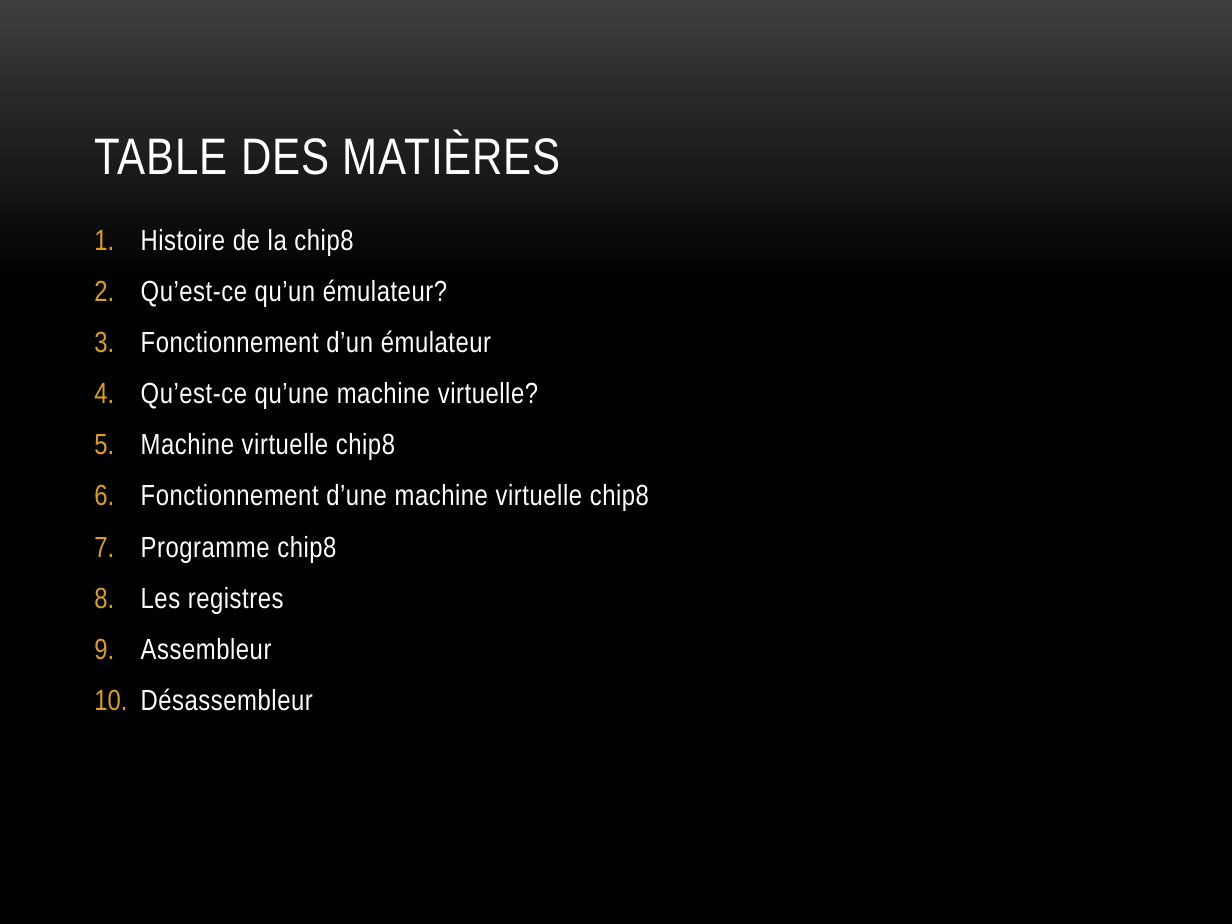
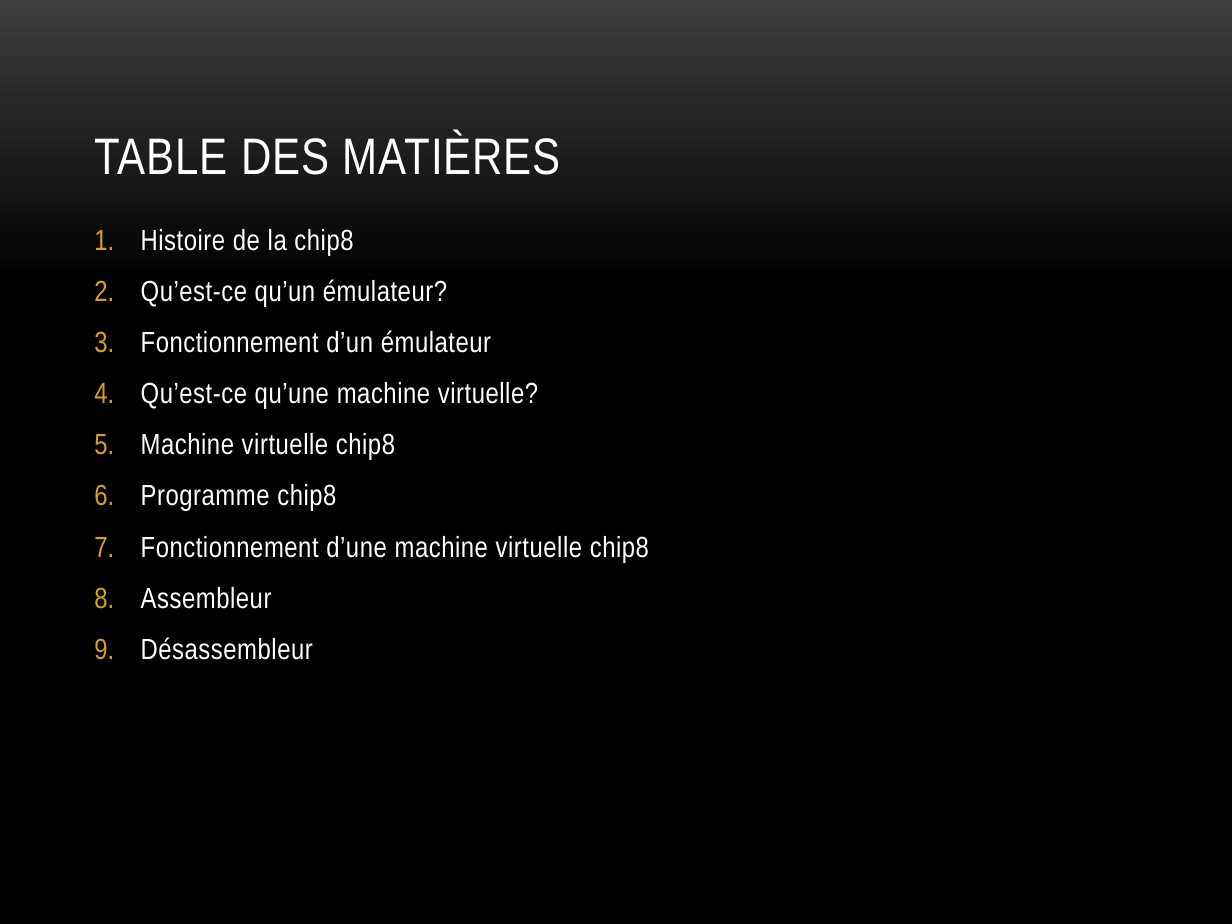
Before and after one commit to charlesfire/Chip-8_Disassembler, a slide deck: slide 2 of SERTP2.pptx. Drawn at 1232x924 pixels with LibreOffice and Linux fonts; fonts in the diff are those of the drawing; background and template pictures are left out. Boxes give left, top, right and bottom in pixels: in the first picture for what was removed or moved away, otherwise in the second. Text is boxed around its words. In the diff, an @@ line names an element or a change of style, - is before the commit and + after.

```diff
--- a/SERTP2.pptx
+++ b/SERTP2.pptx
@@ text at [141, 484, 336, 511]: paragraph added @@
+6. Programme chip8
@@ text at [141, 536, 336, 613]: paragraphs removed @@
-7. Programme chip8
-8. Les registres
```
Also in this commit, not shown: 5 other slides changed, 2 slides added, 3 slides removed.
